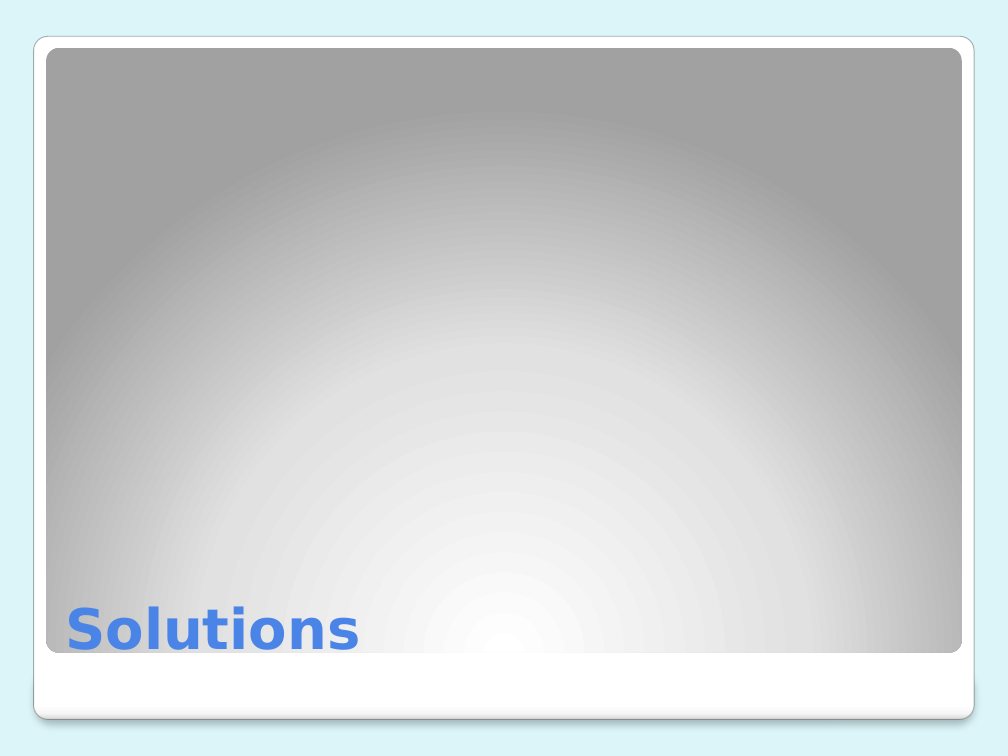
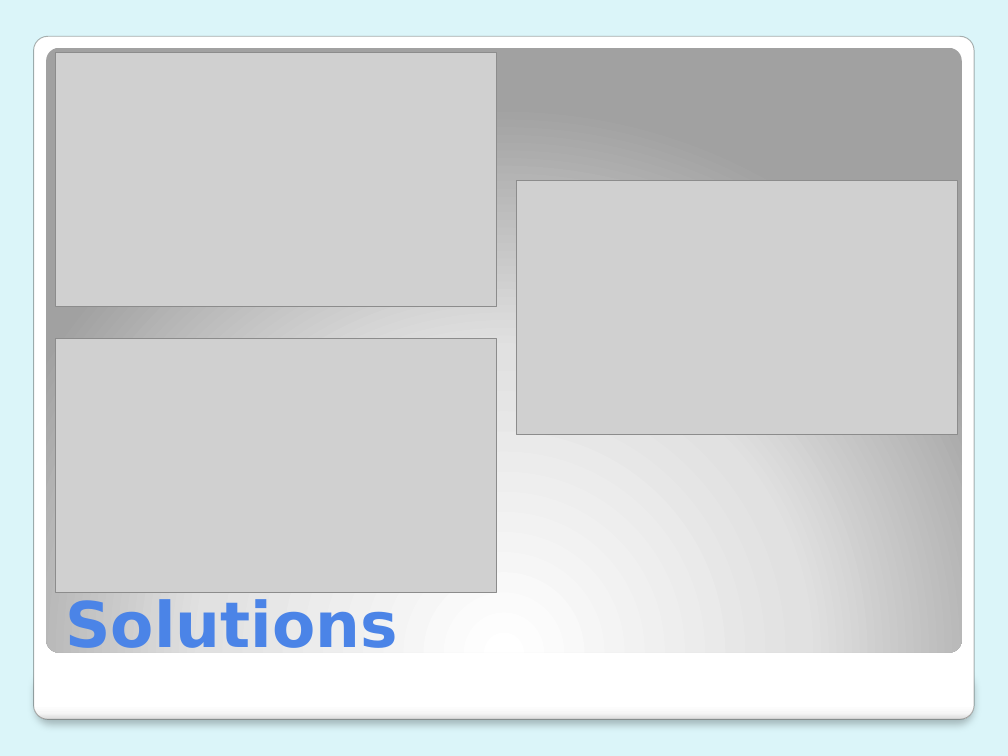
Before and after one commit to mlbelchez/Project---TENTREP, a slide deck: slide 7 of Presentation/PPT/Presentation 3.pptx (slide 5 before the commit). Drawn at 1008x756 pixels with LibreOffice and Linux fonts; fonts in the diff are those of the drawing; grey boxes stand for pictures. Boxes give left, top, right and bottom in pixels: in the first picture for what was removed or moved away, otherwise in the second. Text is boxed around its words. In the diff, an @@ line names an element or a change of style, - is before the commit and + after.

Commit message:
updated ppt3

```diff
--- a/Presentation/PPT/Presentation 3.pptx
+++ b/Presentation/PPT/Presentation 3.pptx
@@ picture added at <box>55,52,496,306</box> @@
@@ picture added at <box>517,180,958,434</box> @@
@@ picture added at <box>55,339,496,593</box> @@
@@ title "Solutions" at <box>65,596,397,660</box>: size 40 to 45 pt @@
```
Also in this commit, not shown: 3 other slides changed, 25 slides added, 6 slides removed.
